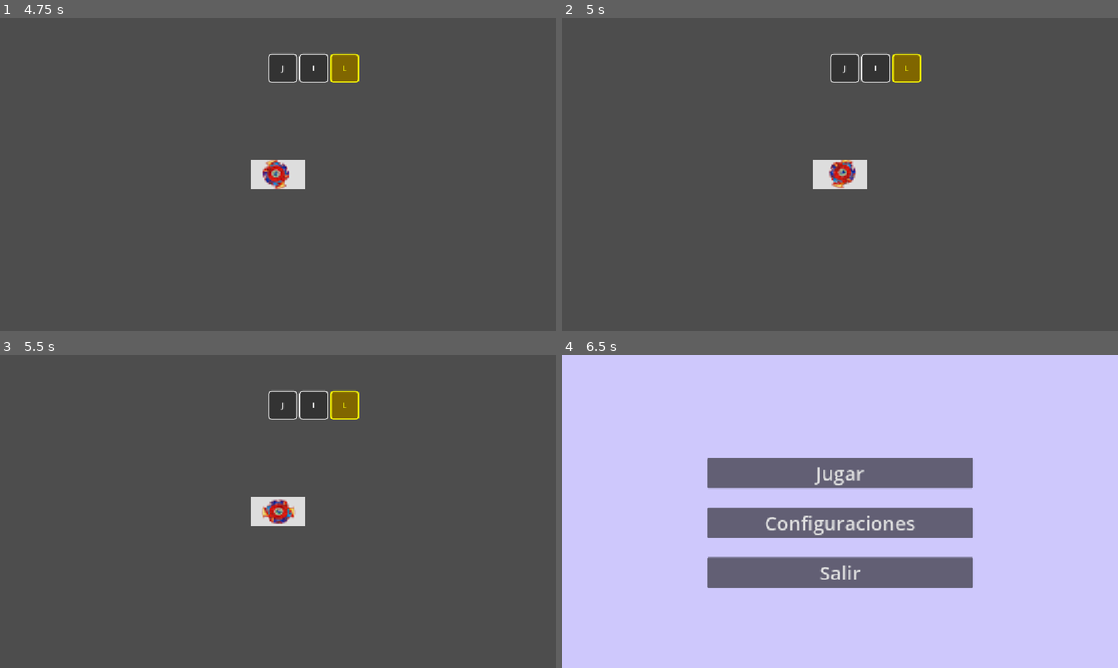
Above: before the commit, frames 1-4 (two rows, left to right).
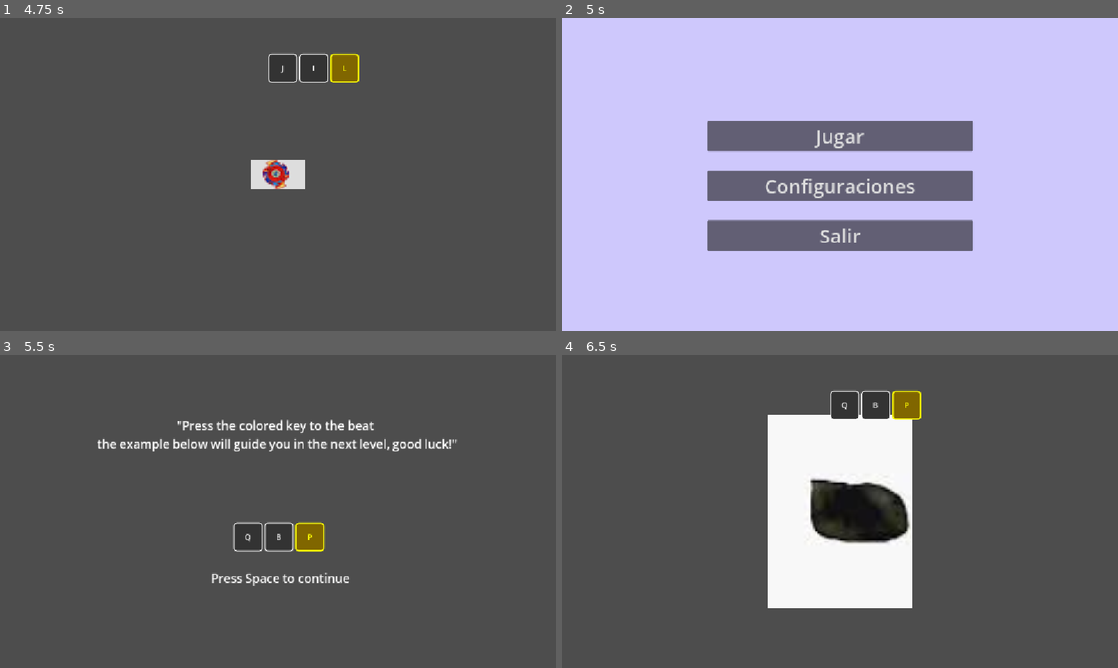
Above: after the commit, the same moments.

Repository: Bakudi/Jam_Juniperdev-spin
Game: Godot game, scene res://Scenes/menu.tscn
Two runs of this game, one before a commit and one after it. Both use one fixed random seed, a clock stepped at 60 frames per second and the inputs below. Sound files missing from this copy of the repository are replaced by a short silence.
Inputs (mouse positions are in pixels of both pictures, inside the frame that each line leads up to):
- Up to frame 1 (4.75 s): click "Jugar" at 0.5 s; tap Space (Iniciar) at 1.25, 2.3, 2.75, 2.85 s; tap E (E) at 1.35 s; tap I (I) at 1.55, 2.1 s; tap K (K) at 3.05, 3.6 s; tap Enter at 3.5 s; tap P (P) at 3.8, 4.35 s; tap S (S) at 4.55 s
- Up to frame 2 (5 s): tap Escape (escape, bound only after the commit) at 4.9 s
- Up to frame 3 (5.5 s): click (278, 473) at 5 s, where only the run after the commit has a clickable "Jugar"
- Up to frame 4 (6.5 s): tap Space (Iniciar) at 5.75 s; tap S (S) at 5.85 s; tap E (E) at 6.05 s

Frame 1 is identical in both runs. In frame 2, 100% of the frame differs, in the area x 0-100%, y 0-100%; in frame 3, 5.7%; in frame 4, 100%.

Commit message:
add: """""menu de pausa"""""

Diff:
--- a/Scenes/Player/logica_tiempo.gd
+++ b/Scenes/Player/logica_tiempo.gd
@@ -31,6 +31,7 @@
 var nivel_actual_index: int = -1
 var randomStart_Await: int
 var audio_actual
+var pausado: bool = false
 
 var duracion_original: float
 var niveles_restantes: Array = []
@@ -170,6 +171,9 @@
 	if Input.is_action_just_pressed("Iniciar") and $Global_Timer.time_left <= 0:
 		_iniciar_con_animacion()
 
+	if Input.is_action_just_pressed("escape"):
+		get_tree().change_scene_to_file("res://Scenes/menu.tscn")
+
 	if $Global_Timer.time_left <= 0:
 		return
 
--- a/project.godot
+++ b/project.godot
@@ -152,6 +152,11 @@
 "events": [Object(InputEventKey,"resource_local_to_scene":false,"resource_name":"","device":-1,"window_id":0,"alt_press …(191 unchanged characters)…
 ]
 }
+escape={
+"deadzone": 0.2,
+"events": [Object(InputEventKey,"resource_local_to_scene":false,"resource_name":"","device":-1,"window_id":0,"alt_pressed":false,"shift_pressed":false,"ctrl_pressed":false,"meta_pressed":false,"pressed":false,"keycode":0,"physical_keycode":4194305,"key_label":0,"unicode":0,"location":0,"echo":false,"script":null)
+]
+}
 
 [physics]
 
